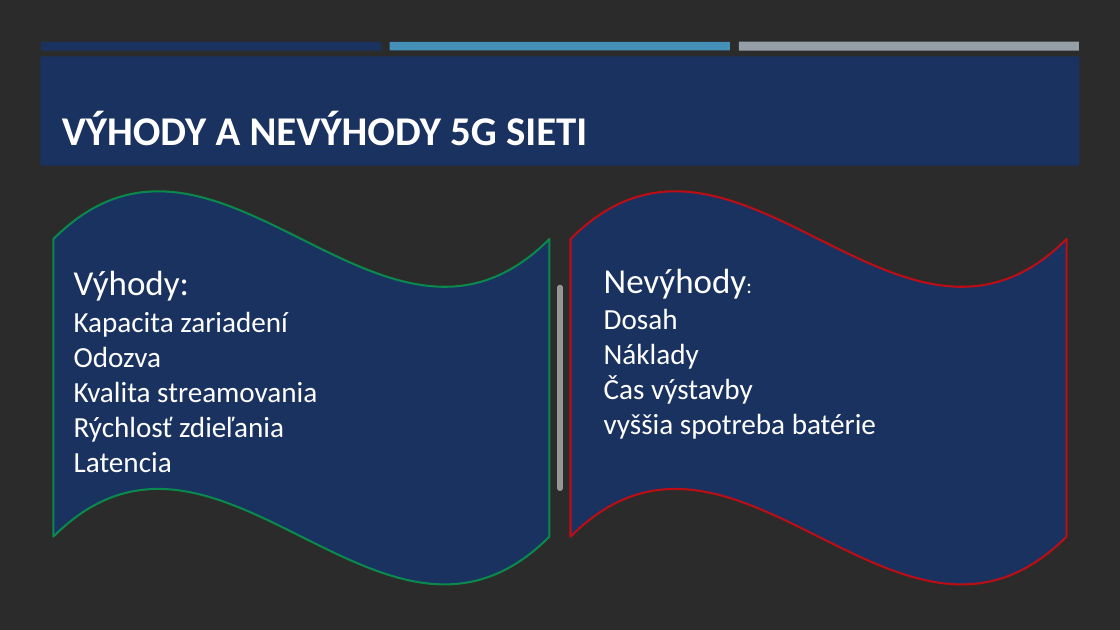
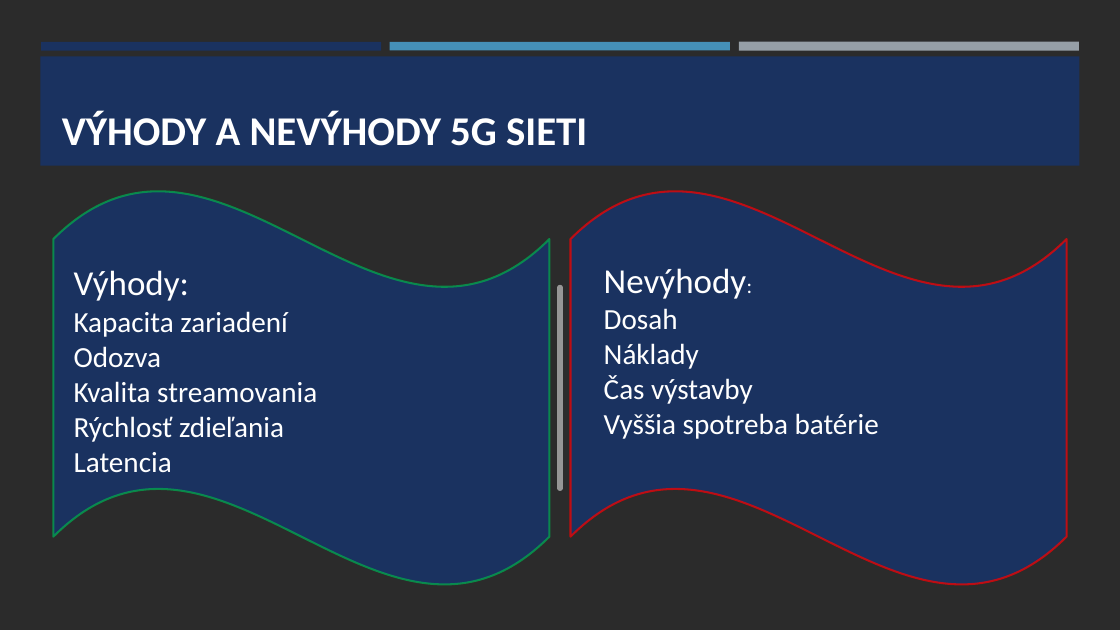
Before and after one commit to Stypec/Rocnikovy-projekt, a slide deck: slide 5 of 5g sieť.pptx. Drawn at 1120x630 pixels with LibreOffice and Linux fonts; fonts in the diff are those of the drawing; background and template pictures are left out; a plain dark background stands for a picture behind light text. Boxes give left, top, right and bottom in pixels: in the first picture for what was removed or moved away, otherwise in the second. Text is boxed around its words. In the diff, an @@ line names an element or a change of style, - is before the commit and + after.

```diff
--- a/5g sieť.pptx
+++ b/5g sieť.pptx
@@ text at [604,413,879,439]: text changed @@
-vyššia spotreba batérie
+Vyššia spotreba batérie
```
Also in this commit, not shown: 3 other files.
